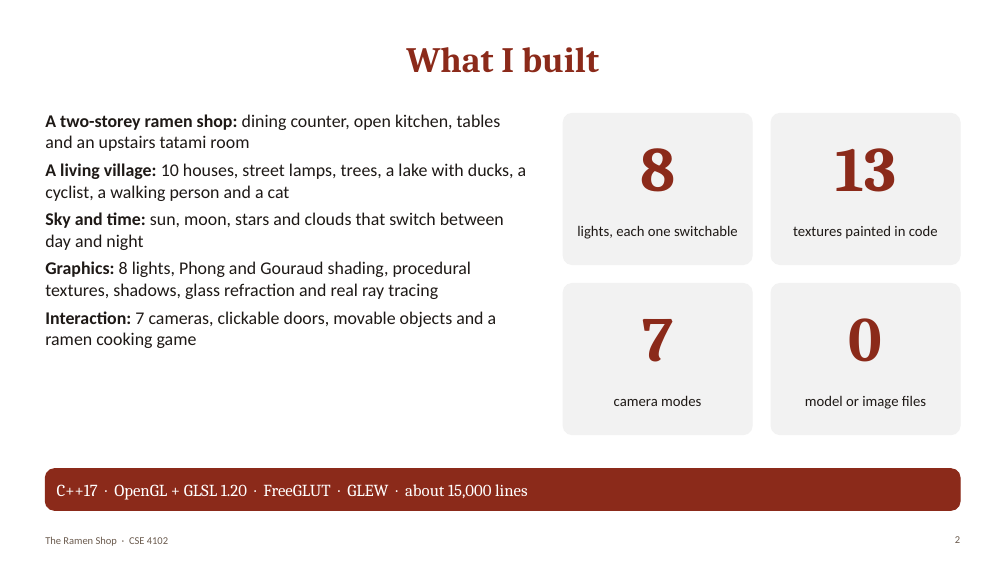
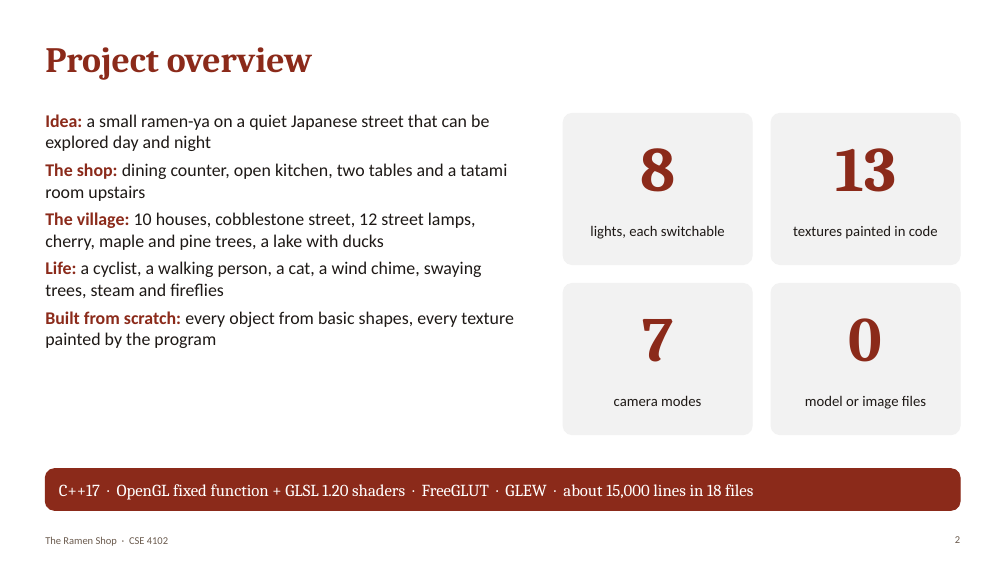
Before and after one commit to RajorshiDas/RamenShop, a slide deck: slide 2 of presentation/RamenShop_Presentation.pptx. Drawn at 1008x567 pixels with LibreOffice and Linux fonts; fonts in the diff are those of the drawing. Boxes give left, top, right and bottom in pixels: in the first picture for what was removed or moved away, otherwise in the second. Text is boxed around its words. In the diff, an @@ line names an element or a change of style, - is before the commit and + after.

```diff
--- a/presentation/RamenShop_Presentation.pptx
+++ b/presentation/RamenShop_Presentation.pptx
@@ title at box(45, 47, 312, 80): text changed @@
-What I built
+Project overview
@@ text at box(45, 114, 513, 348): text changed @@
-• A two-storey ramen shop: dining counter, open kitchen, tables and an upstairs tatami room
-• A living village: 10 houses, street lamps, trees, a lake with ducks, a cyclist, a walking person and a cat
-• Sky and time: sun, moon, stars and clouds that switch between day and night
-• Graphics: 8 lights, Phong and Gouraud shading, procedural textures, shadows, glass refraction and real ray tracing
-• Interaction: 7 cameras, clickable doors, movable objects and a ramen cooking game
+• Idea: a small ramen-ya on a quiet Japanese street that can be explored day and night
+• The shop: dining counter, open kitchen, two tables and a tatami room upstairs
+• The village: 10 houses, cobblestone street, 12 street lamps, cherry, maple and pine trees, a lake with ducks
+• Life: a cyclist, a walking person, a cat, a wind chime, swaying trees, steam and fireflies
+• Built from scratch: every object from basic shapes, every texture painted by the program
@@ text at box(590, 225, 725, 239): text changed @@
-lights, each one switchable
+lights, each switchable
@@ text at box(59, 484, 753, 500): text changed @@
-C++17 · OpenGL + GLSL 1.20 · FreeGLUT · GLEW · about 15,000 lines
+C++17 · OpenGL fixed function + GLSL 1.20 shaders · FreeGLUT · GLEW · about 15,000 lines in 18 files
```
Also in this commit, not shown: 11 other slides changed, 8 slides added, 2 slides removed.
